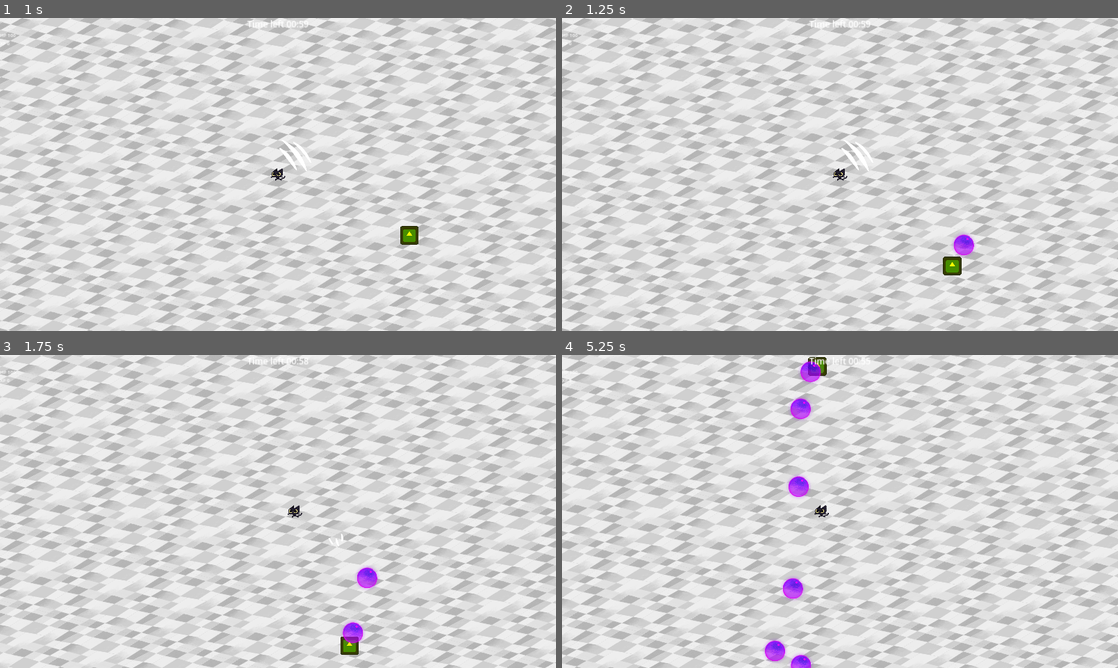
Above: before the commit, frames 1-4 (two rows, left to right).
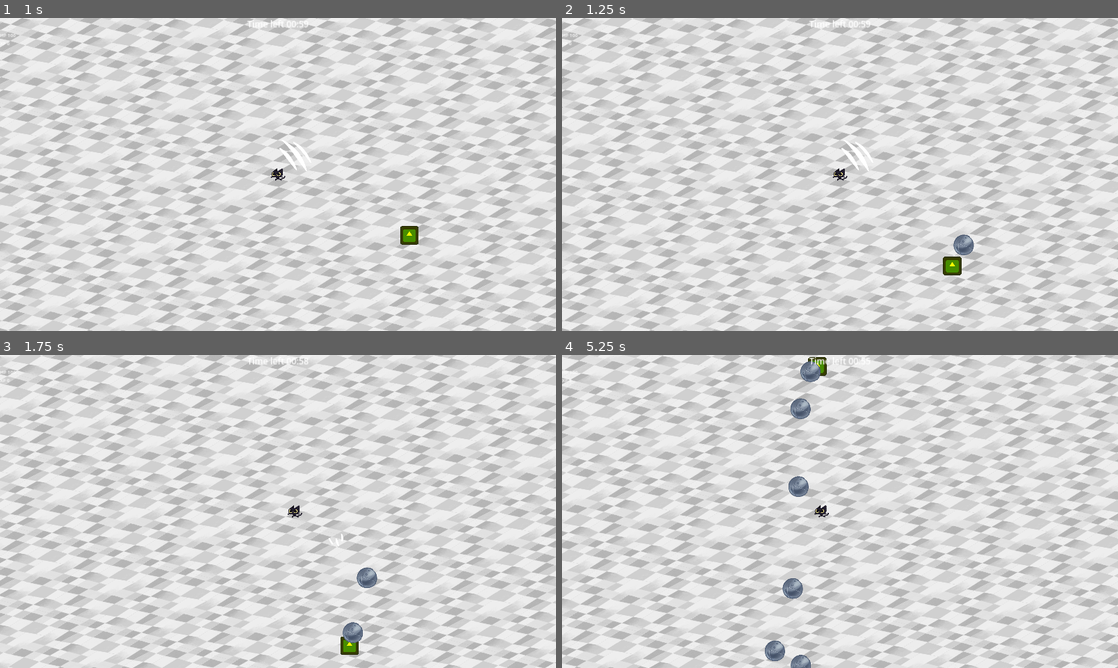
Above: after the commit, the same moments.

Repository: eloneonn/vampire-bubbles
Game: Godot game, scene res://scenes/game.tscn
The game is run twice, just before and just after one commit, with the same random seed, the same clock (stepped at 60 frames per second) and the same inputs. The engine's default icon, where the game draws it, is replaced by a stand-in: a white triangle on a blue panel in a dark square.
Inputs (mouse positions are in pixels of both pictures, inside the frame that each line leads up to):
- Up to frame 1 (1 s): click "Start game" at 0.5 s
- Up to frame 2 (1.25 s): no input
- Up to frame 3 (1.75 s): move the mouse to (400, 495) at 1.27 s; hold D (right) from 1.28 s (still down)
- Up to frame 4 (5.25 s): move the mouse to (728, 527) at 2.02 s; release D (right) at 2.03 s; hold S (down) 2.03-2.78 s; move the mouse to (895, 442) at 2.77 s; hold D (right) 2.78-3.53 s; move the mouse to (812, 574) at 3.52 s; hold W (up) 3.53-4.28 s; move the mouse to (1006, 558) at 4.27 s; hold A (left) from 4.28 s (still down); move the mouse to (673, 464) at 5.02 s

Frame 1 is identical in both runs. In frame 2, 0.2% of the frame differs, in the area x 70-75%, y 68-76%; in frame 3, 0.5%; in frame 4, 1.3%, in the area x 36-47%, y 1-100%.

Commit message:
ghost bubble and iron bubble

Diff:
--- a/scenes/game.tscn
+++ b/scenes/game.tscn
@@ -3,8 +3,6 @@
 [ext_resource type="PackedScene" uid="uid://cf0knm48erqbj" path="res://scenes/player.tscn" id="1_id7p0"]
 [ext_resource type="Script" path="res://scenes/game.gd" id="1_imjcd"]
 [ext_resource type="PackedScene" uid="uid://bb1g5pqn04cbd" path="res://scenes/enemy_1.tscn" id="3_katr8"]
-[ext_resource type="Texture2D" uid="uid://deh5ir3e38fns" path="res://assets/backgrounds/VB_LivingRoom.png" id="4_knx4x"]
-[ext_resource type="PackedScene" uid="uid://6763pew6gisq" path="res://scenes/enemy_1.tscn" id="3_katr8"]
 [ext_resource type="Texture2D" uid="uid://70st8rbl4g00" path="res://assets/backgrounds/tile4.png" id="4_oiyq3"]
 
 [sub_resource type="GDScript" id="GDScript_okrbu"]
--- /dev/null
+++ b/scenes/ghost_bubble.tscn
@@ -0,0 +1,63 @@
+[gd_scene load_steps=11 format=3 uid="uid://4stwgyr44k64"]
+
+[ext_resource type="Script" path="res://scripts/ghost_bubble.gd" id="1_0nxrg"]
+[ext_resource type="Texture2D" uid="uid://ck5boet6w7704" path="res://assets/sprites/BUBBLE Ghost.png" id="2_hwdug"]
+[ext_resource type="Script" path="res://scripts/health.gd" id="3_3bbvq"]
+[ext_resource type="Script" path="res://scripts/hitbox.gd" id="4_wqx5q"]
+[ext_resource type="Script" path="res://scripts/hurtbox.gd" id="5_vfic8"]
+
+[sub_resource type="CircleShape2D" id="CircleShape2D_kkpxv"]
+radius = 40.0
+
+[sub_resource type="CircleShape2D" id="CircleShape2D_4is44"]
+radius = 45.0
+
+[sub_resource type="CircleShape2D" id="CircleShape2D_awqkn"]
+radius = 45.0
+
+[sub_resource type="Animation" id="Animation_6glqa"]
+resource_name = "hit"
+
+[sub_resource type="AnimationLibrary" id="AnimationLibrary_1d5f0"]
+_data = {
+"hit": SubResource("Animation_6glqa")
+}
+
+[node name="GhostBubble" type="CharacterBody2D" groups=["enemies"]]
+collision_layer = 2
+collision_mask = 0
+script = ExtResource("1_0nxrg")
+
+[node name="Sprite2D" type="Sprite2D" parent="."]
+texture = ExtResource("2_hwdug")
+
+[node name="CollisionShape2D" type="CollisionShape2D" parent="."]
+shape = SubResource("CircleShape2D_kkpxv")
+
+[node name="Health" type="Node" parent="."]
+script = ExtResource("3_3bbvq")
+MAX_HEALTH = 20.0
+
+[node name="Hitbox" type="Area2D" parent="." groups=["enemies"]]
+collision_layer = 3
+script = ExtResource("4_wqx5q")
+permanent = true
+
+[node name="CollisionShape2D" type="CollisionShape2D" parent="Hitbox"]
+shape = SubResource("CircleShape2D_4is44")
+
+[node name="Hurtbox" type="Area2D" parent="." node_paths=PackedStringArray("health")]
+collision_layer = 2
+collision_mask = 3
+script = ExtResource("5_vfic8")
+health = NodePath("../Health")
+
+[node name="CollisionShape2D" type="CollisionShape2D" parent="Hurtbox"]
+shape = SubResource("CircleShape2D_awqkn")
+
+[node name="AnimationPlayer" type="AnimationPlayer" parent="."]
+libraries = {
+"": SubResource("AnimationLibrary_1d5f0")
+}
+
+[connection signal="health_depleted" from="Health" to="." method="_on_health_health_depleted"]
--- a/scenes/iron_bubble.tscn
+++ b/scenes/iron_bubble.tscn
@@ -1,7 +1,7 @@
 [gd_scene load_steps=9 format=3 uid="uid://b0w8rkb05nhqd"]
 
-[ext_resource type="Script" path="res://scenes/iron_bubble.gd" id="1_y5i6j"]
-[ext_resource type="Texture2D" uid="uid://bnvj4sxn6juwn" path="res://assets/sprites/BUBBLE4.png" id="2_s625n"]
+[ext_resource type="Script" path="res://scripts/iron_bubble.gd" id="1_y5i6j"]
+[ext_resource type="Texture2D" uid="uid://cvd4ubdi17tun" path="res://assets/sprites/bubblemetal.png" id="2_isrhc"]
 [ext_resource type="Script" path="res://scripts/health.gd" id="3_oiyxy"]
 [ext_resource type="Script" path="res://scripts/hitbox.gd" id="4_hohud"]
 [ext_resource type="Script" path="res://scripts/hurtbox.gd" id="5_7nugl"]
@@ -19,9 +19,8 @@
 script = ExtResource("1_y5i6j")
 
 [node name="Sprite2D" type="Sprite2D" parent="."]
-modulate = Color(1, 0, 1, 1)
 scale = Vector2(1.5, 1.5)
-texture = ExtResource("2_s625n")
+texture = ExtResource("2_isrhc")
 
 [node name="CollisionShape2D" type="CollisionShape2D" parent="."]
 shape = SubResource("CircleShape2D_1gro2")
--- a/scripts/enemy_spawner.gd
+++ b/scripts/enemy_spawner.gd
@@ -4,7 +4,7 @@
 
 var basic = preload("res://scenes/bubble.tscn")
 var iron = preload("res://scenes/iron_bubble.tscn")
-
+var ghost = preload("res://scenes/ghost_bubble.tscn")
 func spawn_enemy():
 	var instance = iron.instantiate()
 	instance.position = get_parent().global_position
--- /dev/null
+++ b/scripts/ghost_bubble.gd
@@ -0,0 +1,32 @@
+extends CharacterBody2D
+
+@onready var bubble: CharacterBody2D = $"."
+@onready var player: CharacterBody2D
+
+const SPEED = 100.0
+const WAVE_AMPLITUDE = 300.0  # How far the enemy sways
+const WAVE_FREQUENCY = 4.0  # How fast it sways
+var time_elapsed = 0.0
+
+func _ready():
+	player = get_tree().get_nodes_in_group("player")[0]
+
+func _physics_process(delta: float) -> void:
+	if player:
+		time_elapsed += delta
+		var player_position = player.global_position
+
+		# Base movement direction
+		var direction = (player_position - global_position).normalized()
+
+		# Apply sinusoidal wave movement to the perpendicular direction
+		var perpendicular = Vector2(-direction.y, direction.x)  # Perpendicular vector
+		var wave_offset = perpendicular * sin(time_elapsed * WAVE_FREQUENCY) * WAVE_AMPLITUDE
+
+		velocity = (direction * SPEED) + wave_offset
+		move_and_slide()
+
+func _on_health_health_depleted() -> void:
+	PlayerManager.add_experience(1)
+	PlayerManager.add_kill(1)
+	queue_free()
Not shown: 1 places in scenes/bubble.tscn that only renumber resources
Renamed: scenes/iron_bubble.gd -> scripts/iron_bubble.gd
